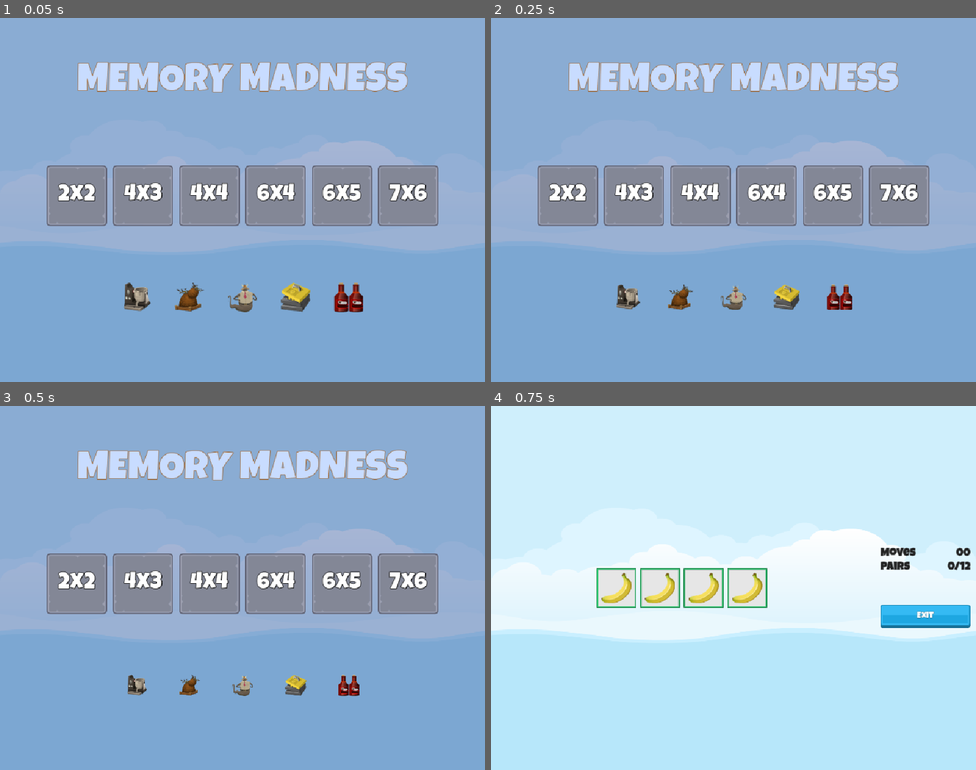
Above: before the commit, frames 1-4 (two rows, left to right).
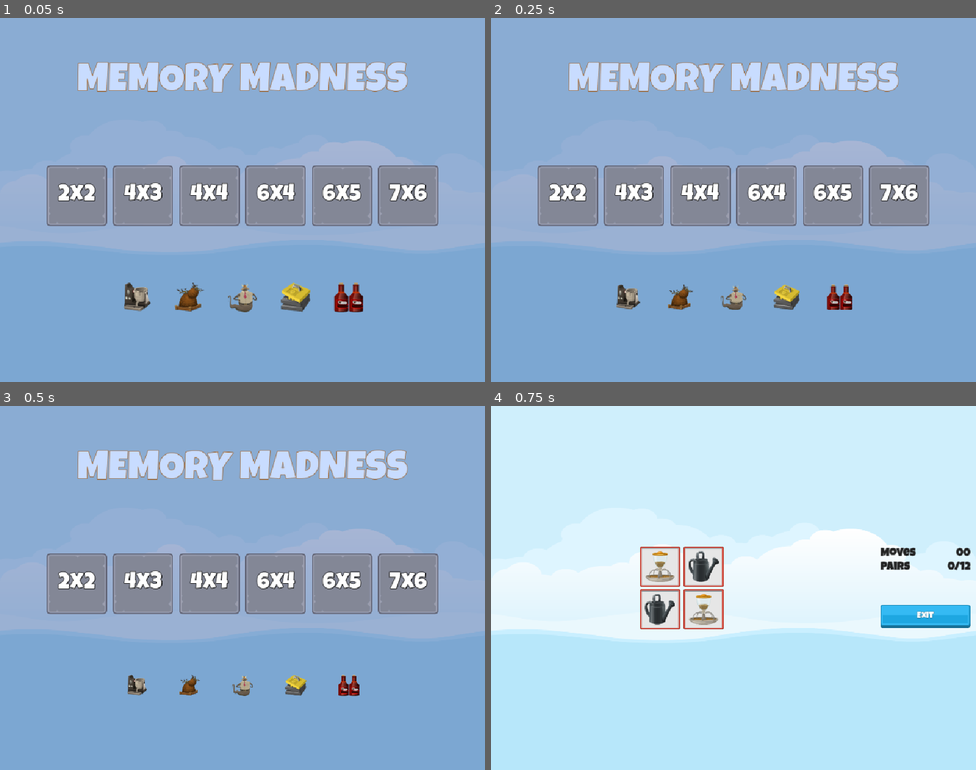
Above: after the commit, the same moments.

Repository: Sanaubia/MemoryMadness
Game: Godot game, scene res://Scenes/Master/Master.tscn
Same seed, same stepped clock (60 frames per second), same inputs: the game is played once before the commit and once after it.
Inputs:
- Up to frame 1 (0.05 s): no input
- Up to frame 2 (0.25 s): no input
- Up to frame 3 (0.5 s): no input
- Up to frame 4 (0.75 s): click "2x2" at 0.5 s

Frames 1-3 are identical in both runs. In frame 4, 3.2% of the frame differs, in the area x 21-57%, y 38-62%.

Commit message:
Level setup

Diff:
--- a/Classes/LevelDataSelector.gd
+++ b/Classes/LevelDataSelector.gd
@@ -6,3 +6,39 @@
 
 static func get_level_setting(level: int) -> LevelSettingResource:
 	return LEVELS_DATA.get_level_data(level)
+
+static func get_level_selection(level_num: int) -> LevelDataSelector:
+	var l_setting: LevelSettingResource = get_level_setting(level_num)
+
+	if l_setting == null:
+		return
+
+	ImageManager.shuffle_images()
+
+	var selected_images: Array[Texture2D]
+
+	for i in range(l_setting.get_target_pairs()):
+		selected_images.append(ImageManager.get_image(i))
+		selected_images.append(ImageManager.get_image(i))
+
+	selected_images.shuffle()
+
+	return LevelDataSelector.new(
+		l_setting, selected_images
+	)
+
+var _selected_images: Array[Texture2D]
+var _level_setting: LevelSettingResource
+
+func _init(level_setting: LevelSettingResource, selected_images: Array[Texture2D]) -> void:
+	_selected_images = selected_images
+	_level_setting = level_setting
+
+func get_selected_images() -> Array[Texture2D]:
+	return _selected_images
+
+func get_target_pairs() -> int:
+	return _level_setting.get_target_pairs()
+
+func get_num_cols() -> int:
+	return _level_setting.get_cols()
--- a/Scenes/Game/Game.gd
+++ b/Scenes/Game/Game.gd
@@ -1,15 +1,31 @@
 extends Control
+
+const MEMORY_TILE = preload("res://Scenes/MemoryTile/MemoryTile.tscn")
+
+@onready var tile_grid: GridContainer = $HBoxContainer/TileGrid
 
 
 # Called when the node enters the scene tree for the first time.
 func _ready() -> void:
 	pass # Replace with function body.
 
+func _enter_tree() -> void:
+	SignalHub.on_level_selected.connect(on_level_selected)
 
-# Called every frame. 'delta' is the elapsed time since the previous frame.
-func _process(delta: float) -> void:
-	pass
+func add_memory_tile(image: Texture2D, frame: Texture2D) -> void:
+	var mt: MemoryTile = MEMORY_TILE.instantiate()
+	tile_grid.add_child(mt)
+	mt.setup(image, frame)
 
+func on_level_selected(level_num: int) -> void:
+	var lds: LevelDataSelector = LevelDataSelector.get_level_selection(level_num)
+	var fi: Texture2D = ImageManager.get_random_frame_image()
+
+	tile_grid.columns = lds.get_num_cols()
+	for im in lds.get_selected_images():
+		add_memory_tile(im, fi)
 
 func _on_exit_button_pressed() -> void:
+	for t in tile_grid.get_children():
+		t.queue_free()
 	SignalHub.emit_on_game_exit_pressed()
--- a/Scenes/Game/Game.tscn
+++ b/Scenes/Game/Game.tscn
@@ -1,7 +1,6 @@
-[gd_scene load_steps=7 format=3 uid="uid://ca8bu7gsyepo7"]
+[gd_scene load_steps=6 format=3 uid="uid://ca8bu7gsyepo7"]
 
 [ext_resource type="Script" uid="uid://drx4p0t40ot8v" path="res://Scenes/Game/Game.gd" id="1_3k6gv"]
-[ext_resource type="PackedScene" uid="uid://bvfkprtlw24xa" path="res://Scenes/MemoryTile/MemoryTile.tscn" id="2_3k6gv"]
 [ext_resource type="Texture2D" uid="uid://dj4o70iqsvt60" path="res://assets/ui/blue_button00.png" id="2_xbxml"]
 [ext_resource type="LabelSettings" uid="uid://dhhouwadecnak" path="res://Resources/DarkLable_24.tres" id="2_y3kpf"]
 [ext_resource type="LabelSettings" uid="uid://c18wuy3028ll" path="res://Resources/WhiteLable_24.tres" id="3_y3kpf"]
@@ -24,25 +23,13 @@
 grow_horizontal = 2
 grow_vertical = 2
 
-[node name="GridContainer" type="GridContainer" parent="HBoxContainer"]
+[node name="TileGrid" type="GridContainer" parent="HBoxContainer"]
 layout_mode = 2
 size_flags_horizontal = 6
 size_flags_vertical = 4
 theme_override_constants/h_separation = 8
 theme_override_constants/v_separation = 6
 columns = 6
-
-[node name="MemoryTile" parent="HBoxContainer/GridContainer" instance=ExtResource("2_3k6gv")]
-layout_mode = 2
-
-[node name="MemoryTile2" parent="HBoxContainer/GridContainer" instance=ExtResource("2_3k6gv")]
-layout_mode = 2
-
-[node name="MemoryTile3" parent="HBoxContainer/GridContainer" instance=ExtResource("2_3k6gv")]
-layout_mode = 2
-
-[node name="MemoryTile4" parent="HBoxContainer/GridContainer" instance=ExtResource("2_3k6gv")]
-layout_mode = 2
 
 [node name="MarginContainer" type="MarginContainer" parent="HBoxContainer"]
 custom_minimum_size = Vector2(200, 0)
--- a/Scenes/Master/master.gd
+++ /dev/null
@@ -1,7 +0,0 @@
-extends Control
-
-
-# Called when the node enters the scene tree for the first time.
-func _ready() -> void:
-	var st = LevelDataSelector.get_level_setting(6)
-	pass
--- a/Scenes/MemoryTile/MemoryTile.gd
+++ b/Scenes/MemoryTile/MemoryTile.gd
@@ -1,4 +1,6 @@
 extends TextureButton
+
+class_name MemoryTile
 
 @onready var frame_image: TextureRect = $FrameImage
 @onready var item_image: TextureRect = $ItemImage
Not shown, removed: Scenes/Master/master.gd.uid
